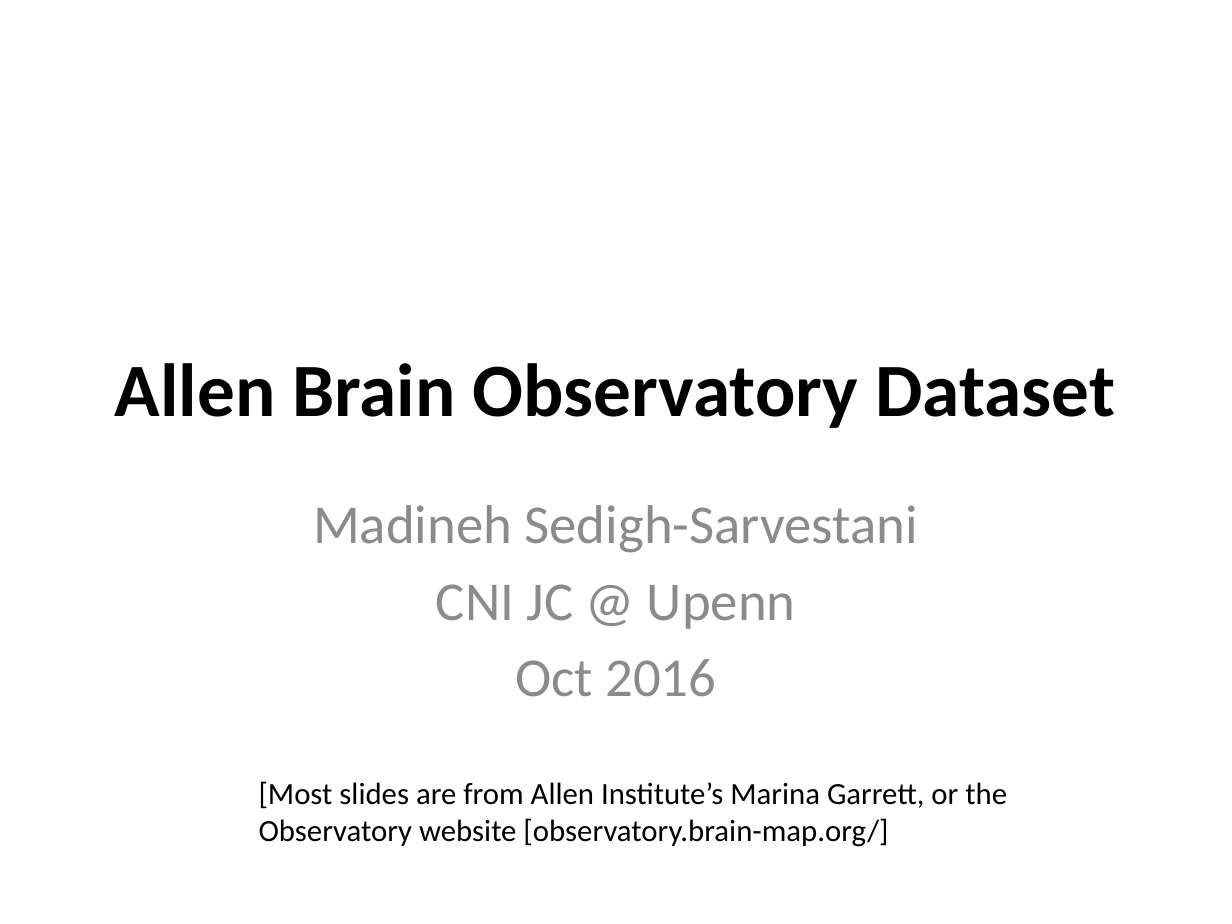
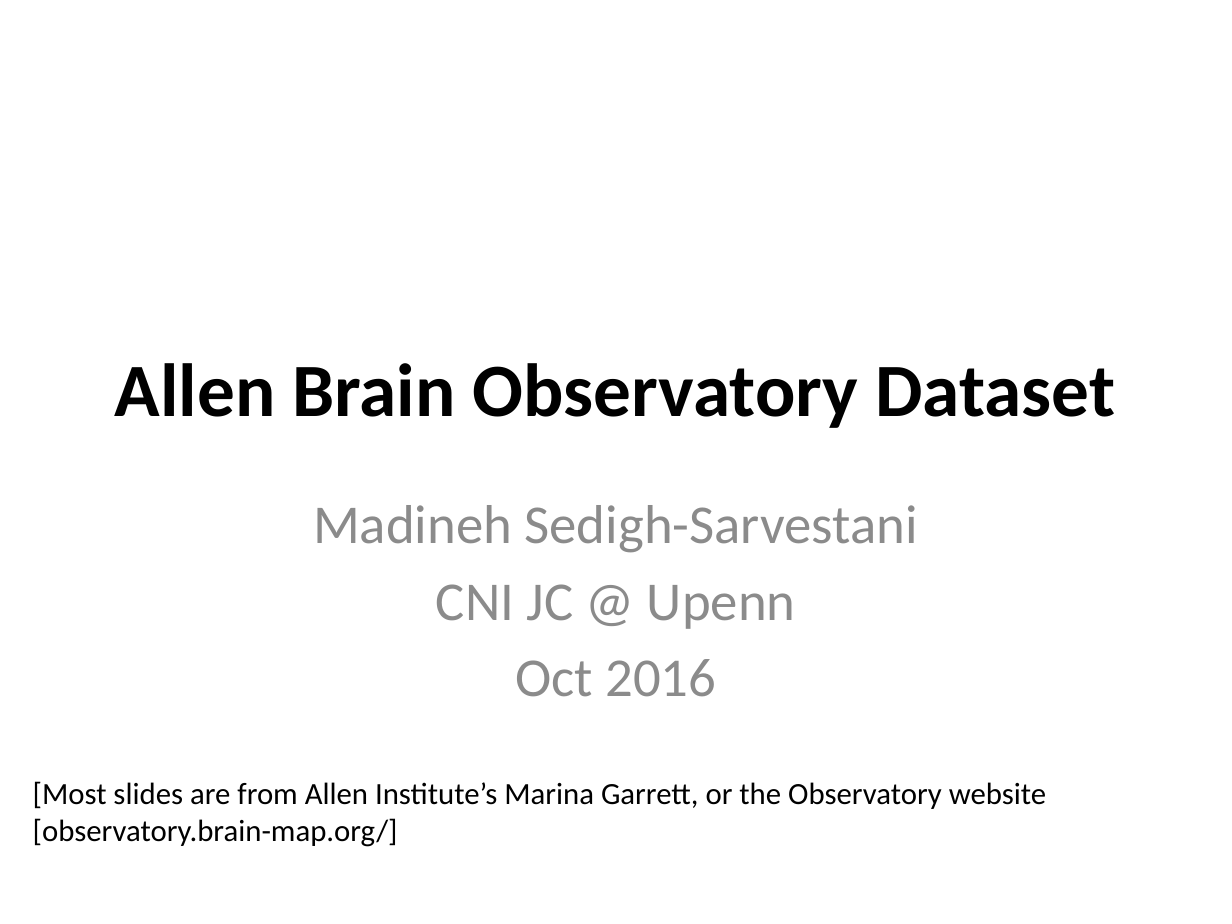
Before and after one commit to geffenlab/CNI-JC, a slide deck: slide 2 of Allen_Brain_Observatory_Dataset.pptx. Drawn at 1232x924 pixels with LibreOffice and Linux fonts; fonts in the diff are those of the drawing. Boxes give left, top, right and bottom in pixels: in the first picture for what was removed or moved away, otherwise in the second. Text is boxed around its words. In the diff, an @@ line names an element or a change of style, - is before the commit and + after.

```diff
--- a/Allen_Brain_Observatory_Dataset.pptx
+++ b/Allen_Brain_Observatory_Dataset.pptx
@@ text "[Most slides are from Allen ..." rewrapped from box(259, 781, 1007, 847) to box(33, 781, 1046, 847) @@
```
Also in this commit, not shown: 4 other slides changed.
